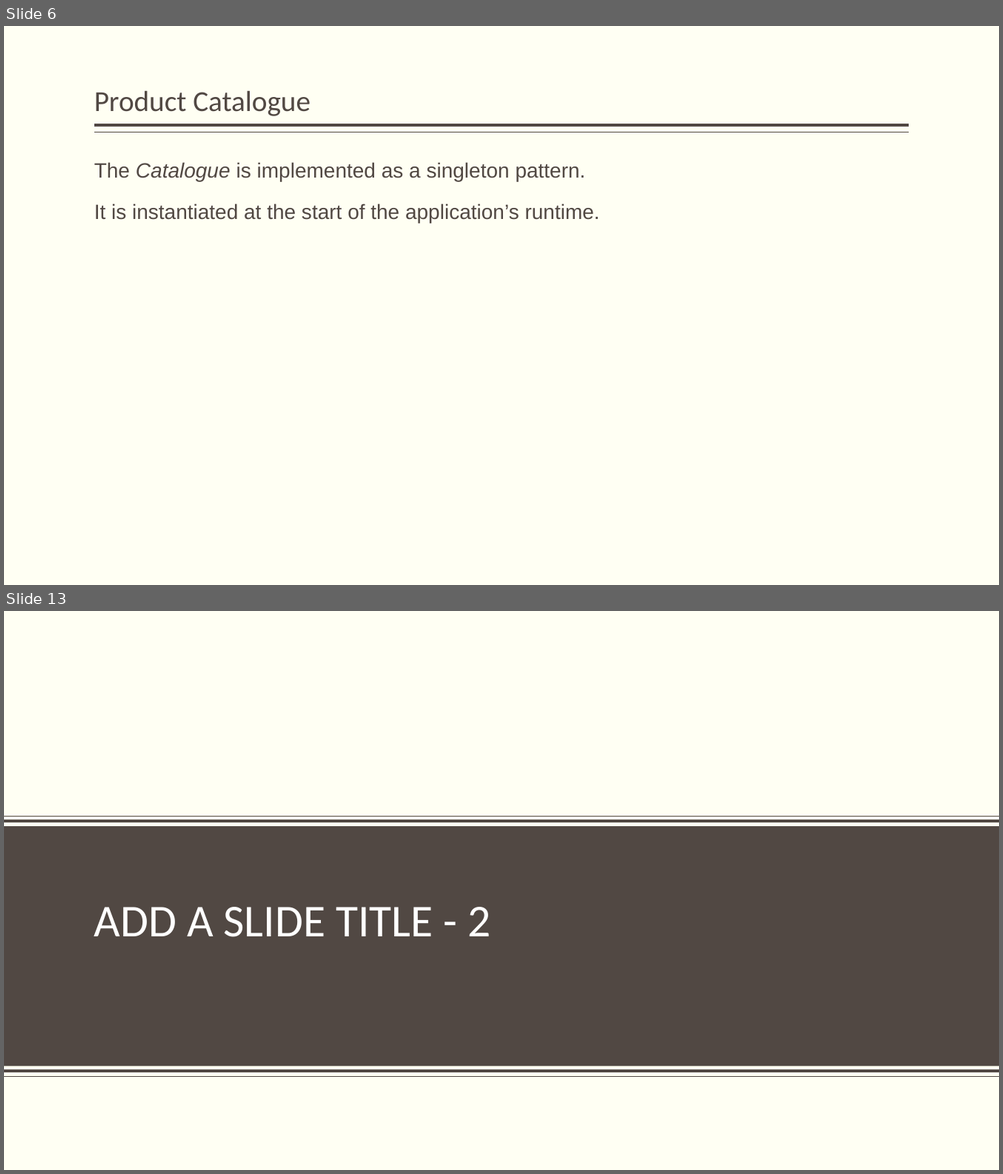
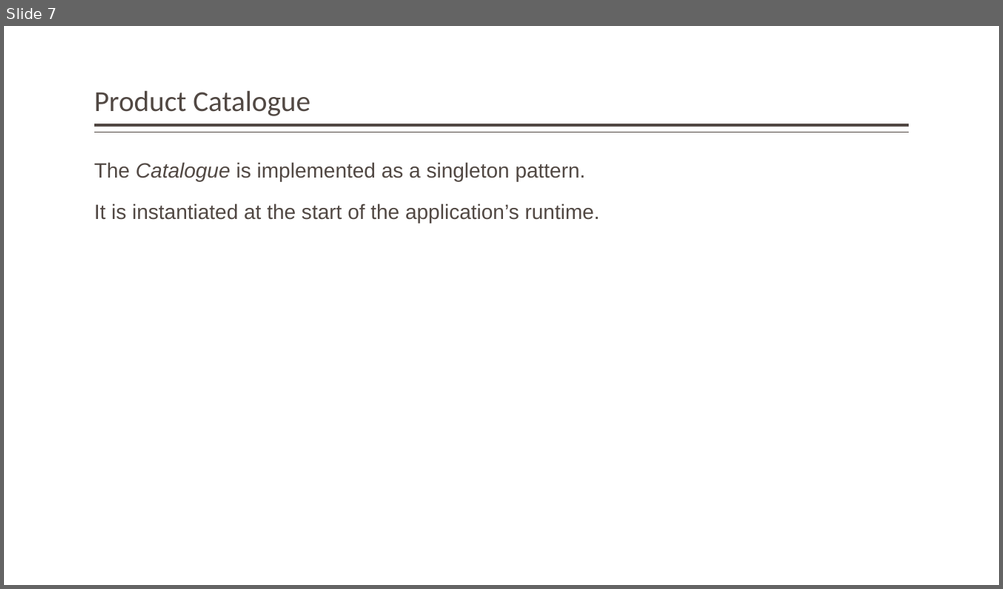
Before and after one commit to StateControlled/SE450_Final_Project, a slide deck: Final Project.pptx. Shown one above the other, each under a label of ours: slides 6 and 13 before the commit, slide 7 after it; the slides between them are not shown. The pictures are 1003x1174 and 1003x589 pixels, drawn with LibreOffice and Linux fonts; fonts in the diff are those of the drawing; background and template pictures are left out. Boxes give left, top, right and bottom in pixels: in the first picture for what was removed or moved away, otherwise in the second. Text is boxed around its words. In the diff, an @@ line names an element or a change of style, - is before the commit and + after.

```diff
--- a/Final Project.pptx
+++ b/Final Project.pptx
@@ slide 13 removed at bbox=[4, 611, 999, 1170], background #FFFFF3 @@
@@ title removed at bbox=[94, 907, 490, 937] @@
-ADD A SLIDE TITLE - 2
@@ group removed at bbox=[4, 816, 999, 1076]: 4 lines, 1 rectangle @@
@@ what was slide 6 is now slide 7 @@
```
Also in this commit, not shown: 10 other slides changed, 4 slides added, 5 other slides removed, 11 other files.
